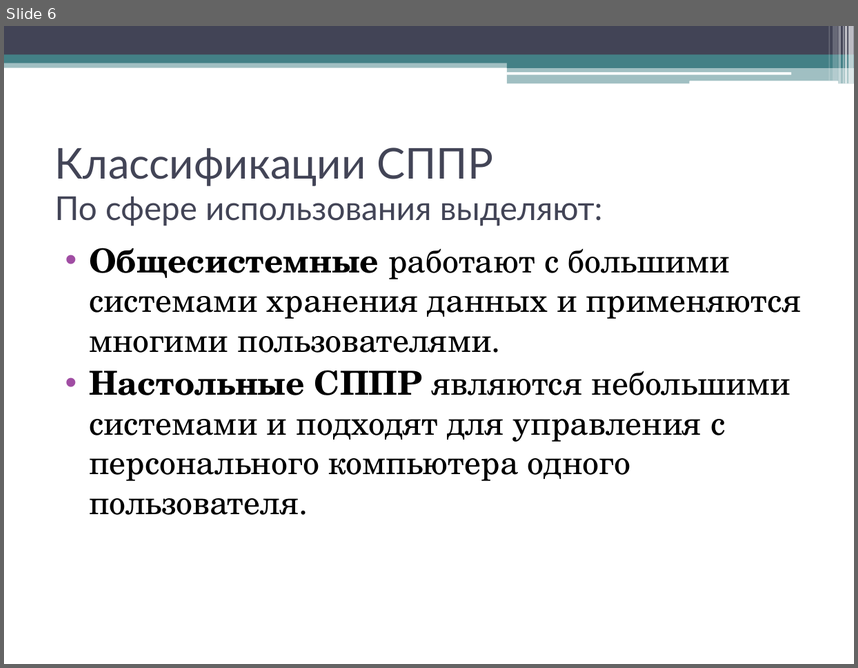
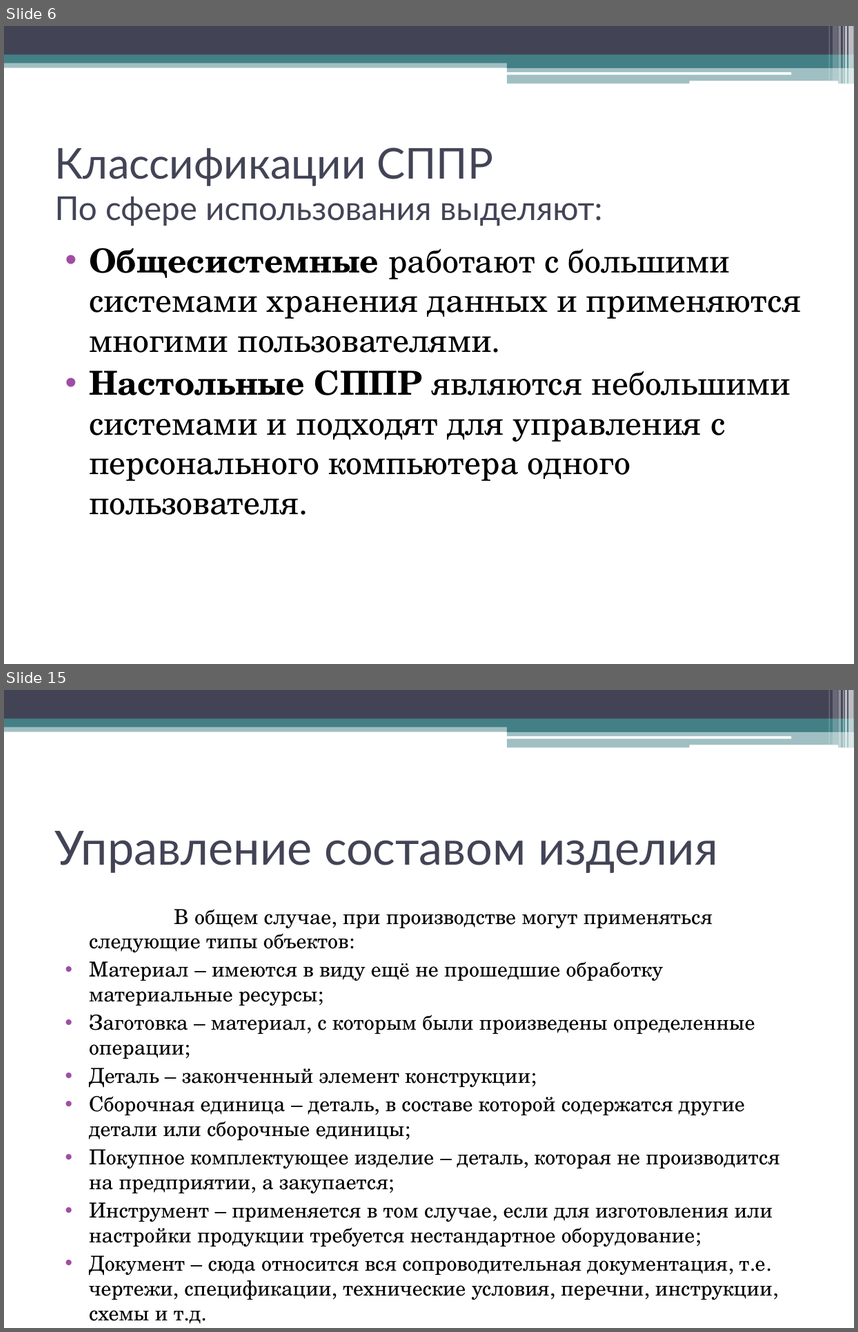
Before and after one commit to andreytemn/university, a slide deck: 5kurs/graf/Tem521PPRpresent.pptx. Shown one above the other, each under a label of ours: slide 6 before the commit, slides 6 and 15 after it; the slides between them are not shown. The pictures are 858x668 and 858x1332 pixels, drawn with LibreOffice and Linux fonts; fonts in the diff are those of the drawing. Boxes give left, top, right and bottom in pixels: in the first picture for what was removed or moved away, otherwise in the second. Text is boxed around its words. In the diff, an @@ line names an element or a change of style, - is before the commit and + after.

```diff
--- a/5kurs/graf/Tem521PPRpresent.pptx
+++ b/5kurs/graf/Tem521PPRpresent.pptx
@@ slide 15 added at (x1=4, y1=690, x2=854, y2=1328), background #FFFFFF; not listed: 13 template elements that a slide beside it also shows @@
@@ title added at (x1=55, y1=831, x2=718, y2=873), 40 pt, text #424456 @@
+Управление составом изделия
@@ text added at (x1=89, y1=909, x2=780, y2=1299), 17.5 pt, text #000000 @@
+В общем случае, при производстве могут применяться следующие типы объектов:
+• Материал – имеются в виду ещё не прошедшие обработку материальные ресурсы;
+• Заготовка – материал, с которым были произведены определенные операции;
+• Деталь – законченный элемент конструкции;
+• Сборочная единица – деталь, в составе которой содержатся другие детали или сборочные единицы;
+• Покупное комплектующее изделие – деталь, которая не производится на предприятии, а закупается;
+• Инструмент – применяется в том случае, если для изготовления или настройки продукции требуется нестандартное оборудование;
+• Документ – сюда относится вся сопроводительная документация, т.е. чертежи, спецификации, технические условия, перечни, инструкции, схемы и т.д.
```
Also in this commit, not shown: 13 other slides added, 1 slide removed, 3 other files.
